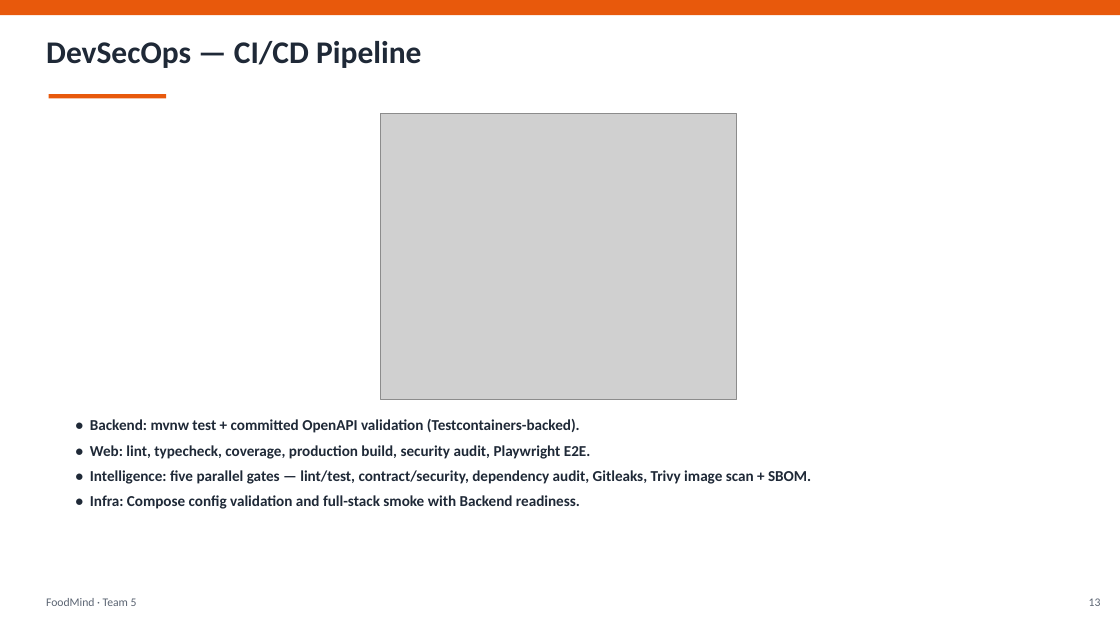
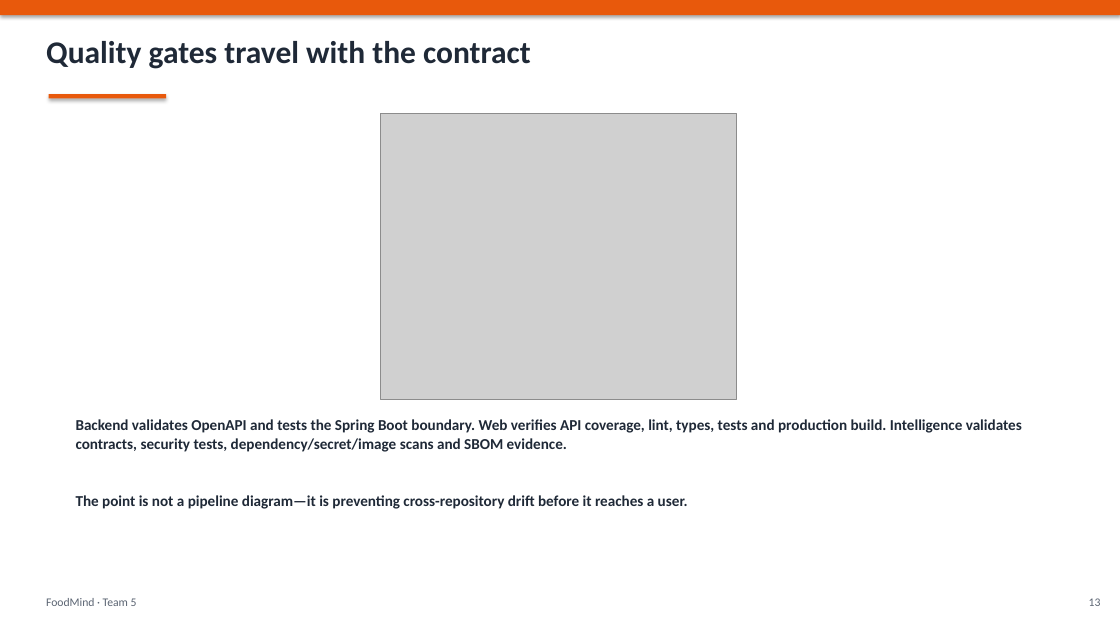
Before and after one commit to foodmind-team/foodmind-docs, a slide deck: slide 23 of presentation/slides/FoodMind_Final_Presentation.pptx. Drawn at 1120x630 pixels with LibreOffice and Linux fonts; fonts in the diff are those of the drawing; grey boxes stand for pictures. Boxes give left, top, right and bottom in pixels: in the first picture for what was removed or moved away, otherwise in the second. Text is boxed around its words. In the diff, an @@ line names an element or a change of style, - is before the commit and + after.

```diff
--- a/presentation/slides/FoodMind_Final_Presentation.pptx
+++ b/presentation/slides/FoodMind_Final_Presentation.pptx
@@ rectangle at box(0, 0, 1120, 15): shadow on @@
@@ rectangle added at box(0, 0, 1120, 630), fill #FFFFFF @@
@@ text at box(46, 41, 531, 69): text changed @@
-DevSecOps — CI/CD Pipeline
+Quality gates travel with the contract
@@ rectangle at box(49, 94, 166, 98): shadow on @@
@@ text at box(76, 419, 1022, 509): text changed @@
-• Backend: mvnw test + committed OpenAPI validation (Testcontainers-backed).
-• Web: lint, typecheck, coverage, production build, security audit, Playwright E2E.
-• Intelligence: five parallel gates — lint/test, contract/security, dependency audit, Gitleaks, Trivy image scan + SBOM.
-• Infra: Compose config validation and full-stack smoke with Backend readiness.
+Backend validates OpenAPI and tests the Spring Boot boundary. Web verifies API coverage, lint, types, tests and production build. Intelligence validates contracts, security tests, dependency/secret/image scans and SBOM evidence.
+The point is not a pipeline diagram—it is preventing cross-repository drift before it reaches a user.
```
Also in this commit, not shown: 13 other slides changed, 13 slides added, 13 slides removed.
